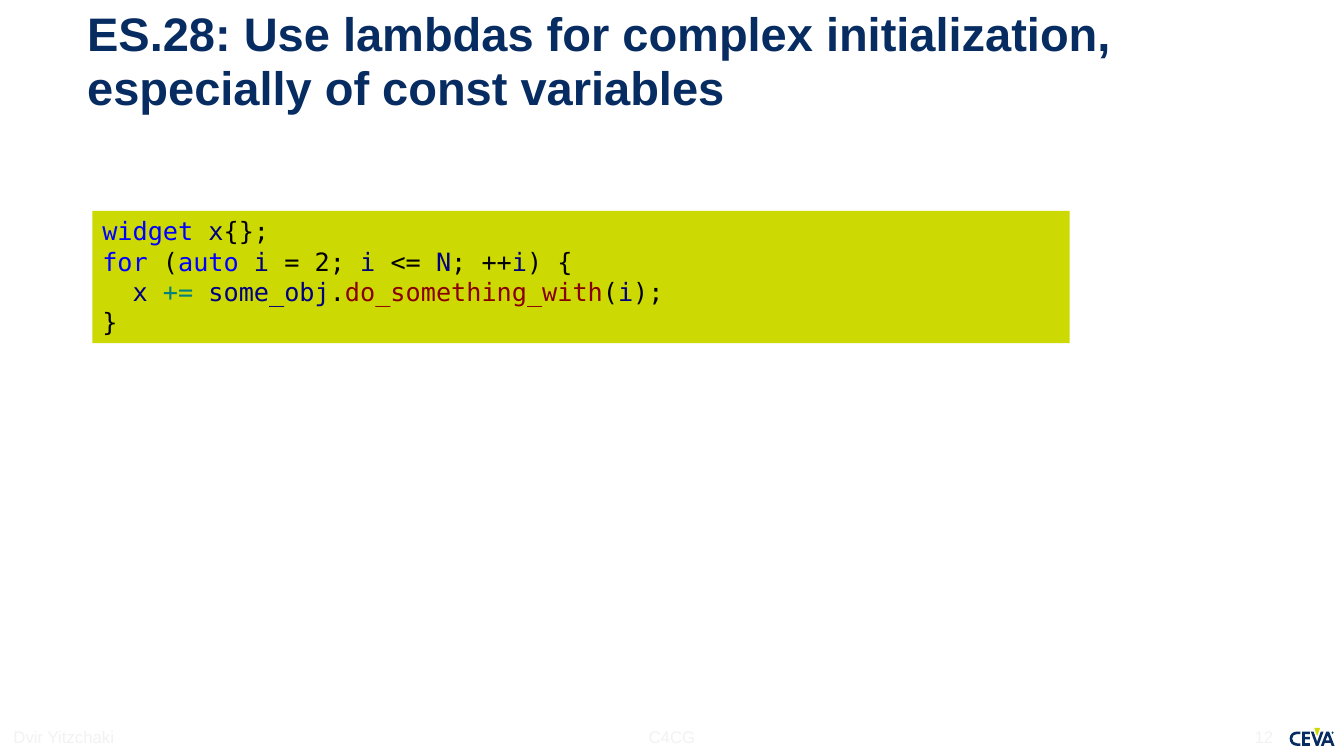
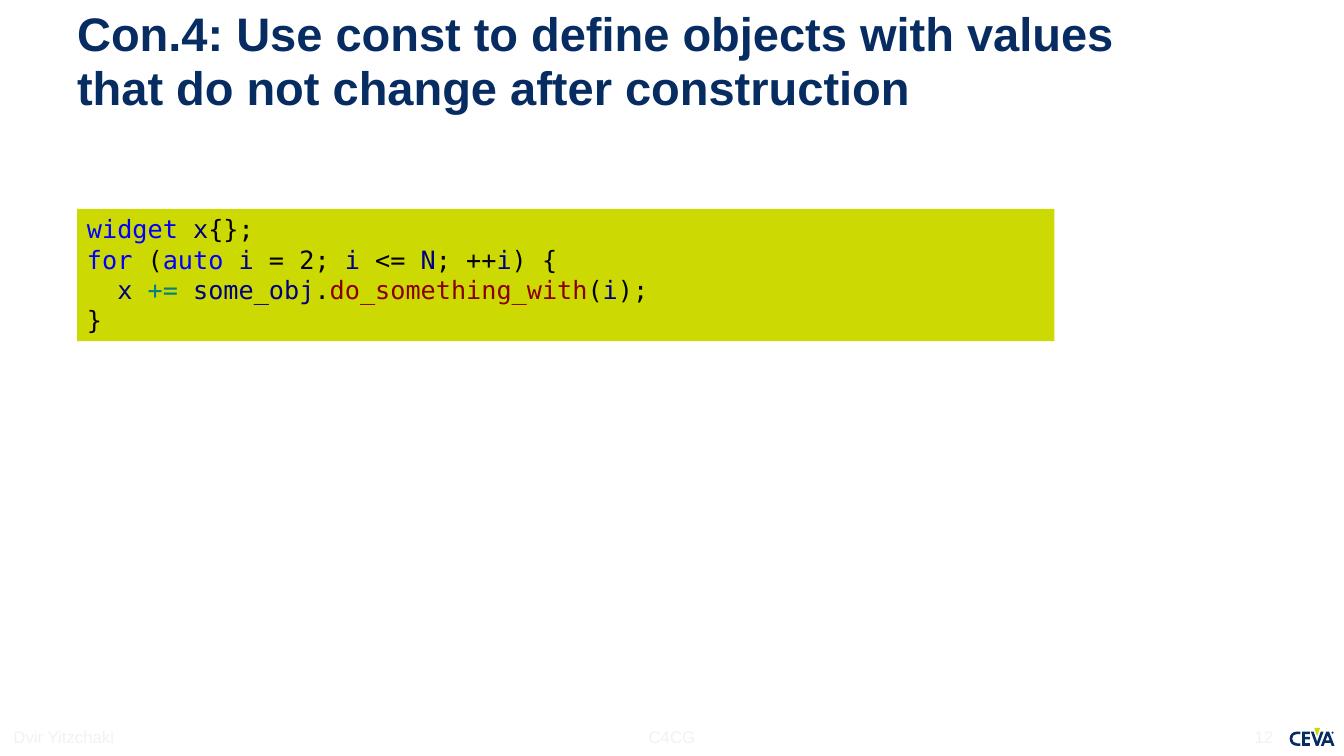
Before and after one commit to dvirtz/CoreCpp, a slide deck: slide 12 of CppCoreGuidelines/C4GC.pptx. Drawn at 1344x756 pixels with LibreOffice and Linux fonts; fonts in the diff are those of the drawing; background and template pictures are left out. Boxes give left, top, right and bottom in pixels: in the first picture for what was removed or moved away, otherwise in the second. Text is boxed around its words. In the diff, an @@ line names an element or a change of style, - is before the commit and + after.

```diff
--- a/CppCoreGuidelines/C4GC.pptx
+++ b/CppCoreGuidelines/C4GC.pptx
@@ title at bbox=[77, 17, 1113, 114]: text changed @@
-ES.28: Use lambdas for complex initialization, especially of const variables
+Con.4: Use const to define objects with values that do not change after construction
@@ rectangle "widget x{};": place and size @@
-rectangle "widget x{};" at bbox=[93, 211, 1071, 343]
+rectangle "widget x{};" at bbox=[77, 209, 1055, 341]
```
Also in this commit, not shown: 2 other slides changed, 1 other file.
